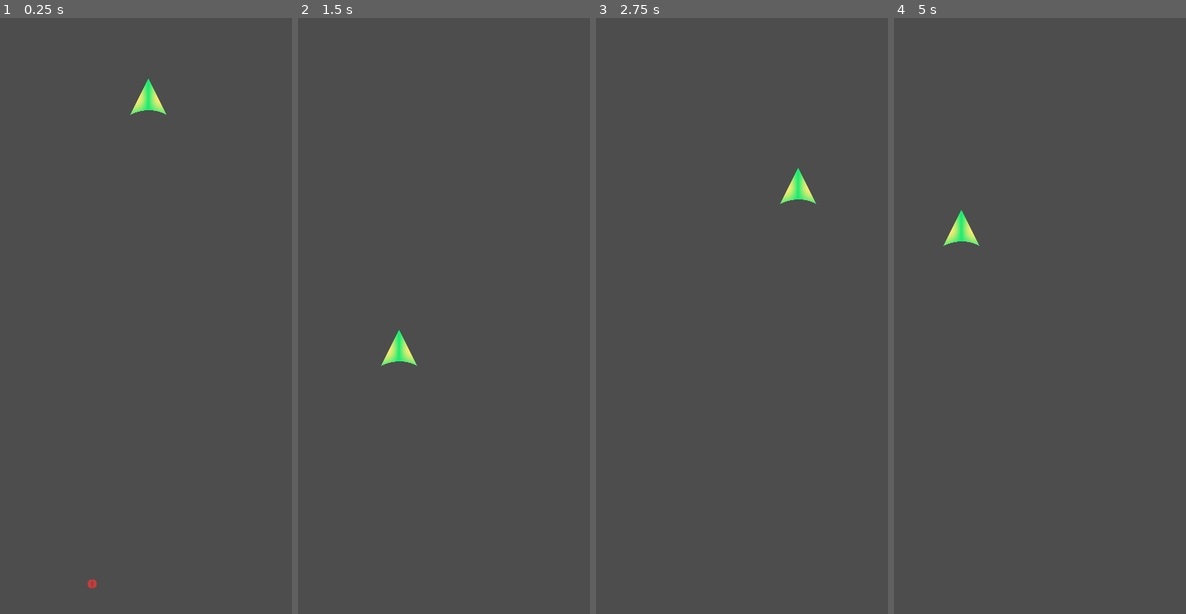
Above: before the commit, frames 1-4 (left to right).
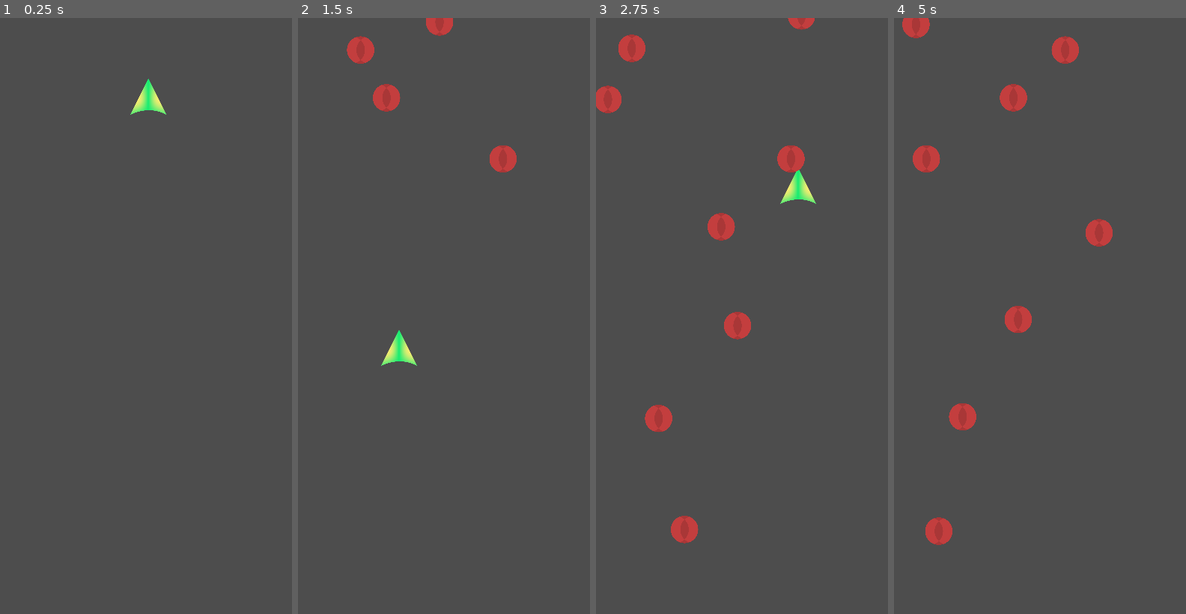
Above: after the commit, the same moments.

Repository: youngjaeahn1995/shapeship-run
Game: Godot game, scene res://Main.tscn
Two runs of this game, one before a commit and one after it. Both use one fixed random seed, a clock stepped at 60 frames per second and the inputs below.
Inputs (mouse positions are in pixels of both pictures, inside the frame that each line leads up to):
- Up to frame 1 (0.25 s): no input
- Up to frame 2 (1.5 s): move the mouse to (540, 286) at 0.52 s; click (540, 286) at 0.67 s; move the mouse to (400, 345) at 1.27 s; click (400, 345) at 1.42 s
- Up to frame 3 (2.75 s): move the mouse to (797, 184) at 2.02 s; click (797, 184) at 2.17 s
- Up to frame 4 (5 s): move the mouse to (1045, 435) at 2.77 s; click (1045, 435) at 2.92 s; move the mouse to (1162, 405) at 3.52 s; click (1162, 405) at 3.67 s; move the mouse to (961, 226) at 4.27 s; click (961, 226) at 4.42 s

The runs differ from the first frame. In frame 1, less than 0.1% of the frame differs, in the area x 30-34%, y 94-96%; in frame 2, 1.3%; in frame 3, 2.5%; in frame 4, 3.0%, in the area x 2-75%, y 0-89%.

Commit message:
Fixed ball location and made character destroyable

Diff:
--- a/Main.tscn
+++ b/Main.tscn
@@ -1,12 +1,11 @@
 [gd_scene load_steps=3 format=3 uid="uid://l8x1dcan4ojy"]
 
 [ext_resource type="PackedScene" uid="uid://b0jbsah8o2sx4" path="res://scenes/character/character.tscn" id="1_0cif6"]
-[ext_resource type="PackedScene" uid="uid://s02fyimm4epr" path="res://scenes/obstacles/ball.tscn" id="2_xdgyy"]
+[ext_resource type="PackedScene" uid="uid://d4atpmowy6p4v" path="res://scenes/obstacles/rain.tscn" id="3_svlss"]
 
 [node name="Main" type="Node2D"]
 
 [node name="Character" parent="." instance=ExtResource("1_0cif6")]
 position = Vector2(317, 168)
 
-[node name="Ball" parent="." instance=ExtResource("2_xdgyy")]
-position = Vector2(197, 1193)
+[node name="rain" parent="." instance=ExtResource("3_svlss")]
--- a/Character.gd
+++ b/scenes/character/Character.gd
@@ -4,7 +4,6 @@
 # Called when the node enters the scene tree for the first time.
 func _ready():
 	set_process_input(true)
-
 
 # Called every frame. 'delta' is the elapsed time since the previous frame.
 func _process(delta):
@@ -17,4 +16,4 @@
 
 
 func _on_body_entered(body):
-	print("Body Entered")
+	queue_free()
--- a/scenes/character/character.tscn
+++ b/scenes/character/character.tscn
@@ -1,11 +1,11 @@
 [gd_scene load_steps=3 format=3 uid="uid://b0jbsah8o2sx4"]
 
-[ext_resource type="Script" path="res://Character.gd" id="1_w4578"]
+[ext_resource type="Script" path="res://scenes/character/Character.gd" id="1_sk4kp"]
 [ext_resource type="Texture2D" uid="uid://cr67ruq1tjh81" path="res://assets/character/shapeship1.png" id="2_2i72m"]
 
 [node name="Character" type="Area2D"]
 position = Vector2(50, 50)
-script = ExtResource("1_w4578")
+script = ExtResource("1_sk4kp")
 
 [node name="CollisionPolygon2D" type="CollisionPolygon2D" parent="."]
 build_mode = 1
--- a/scenes/obstacles/ball.gd
+++ b/scenes/obstacles/ball.gd
@@ -5,14 +5,12 @@
 
 # Called when the node enters the scene tree for the first time.
 func _ready():
-	pass
-
-# Called every frame. 'delta' is the elapsed time since the previous frame.
-func _process(delta):
 	var ball_sprite = get_node("Sprite2D")
 	screen_size = get_viewport_rect().size
 	ball_height = ball_sprite.texture.get_height() * ball_sprite.scale.y
 
+# Called every frame. 'delta' is the elapsed time since the previous frame.
+func _process(delta):
 	if position.y - ball_height > screen_size.y:
 		queue_free()
 
--- a/scenes/obstacles/ball.tscn
+++ b/scenes/obstacles/ball.tscn
@@ -4,12 +4,13 @@
 [ext_resource type="Texture2D" uid="uid://d3425hlov72tb" path="res://assets/obstacles/ball.png" id="1_x5160"]
 
 [sub_resource type="CircleShape2D" id="CircleShape2D_et8p8"]
+radius = 29.0
 
 [node name="Ball" type="RigidBody2D"]
 script = ExtResource("1_0yv2x")
 
 [node name="Sprite2D" type="Sprite2D" parent="."]
-scale = Vector2(0.05, 0.05)
+scale = Vector2(0.15, 0.15)
 texture = ExtResource("1_x5160")
 
 [node name="CollisionShape2D" type="CollisionShape2D" parent="."]
--- a/scenes/obstacles/rain.gd
+++ b/scenes/obstacles/rain.gd
@@ -11,15 +11,13 @@
 func _process(delta):
 	pass
 
+func _on_timer_timeout():
+	spawn_instances() # Replace with function body.
+
 func spawn_instances():
 	var screen_size = get_viewport().get_size()
 	var instance = instance_scene.instantiate()
+	add_child(instance) # Have to add the instance as a child to call _ready()
+
 	var random_x = randf_range(0, screen_size.x)
-
 	instance.position = Vector2(random_x, -instance.get_ball_height())
-
-	add_child(instance)
-
-
-func _on_timer_timeout():
-	spawn_instances() # Replace with function body.
